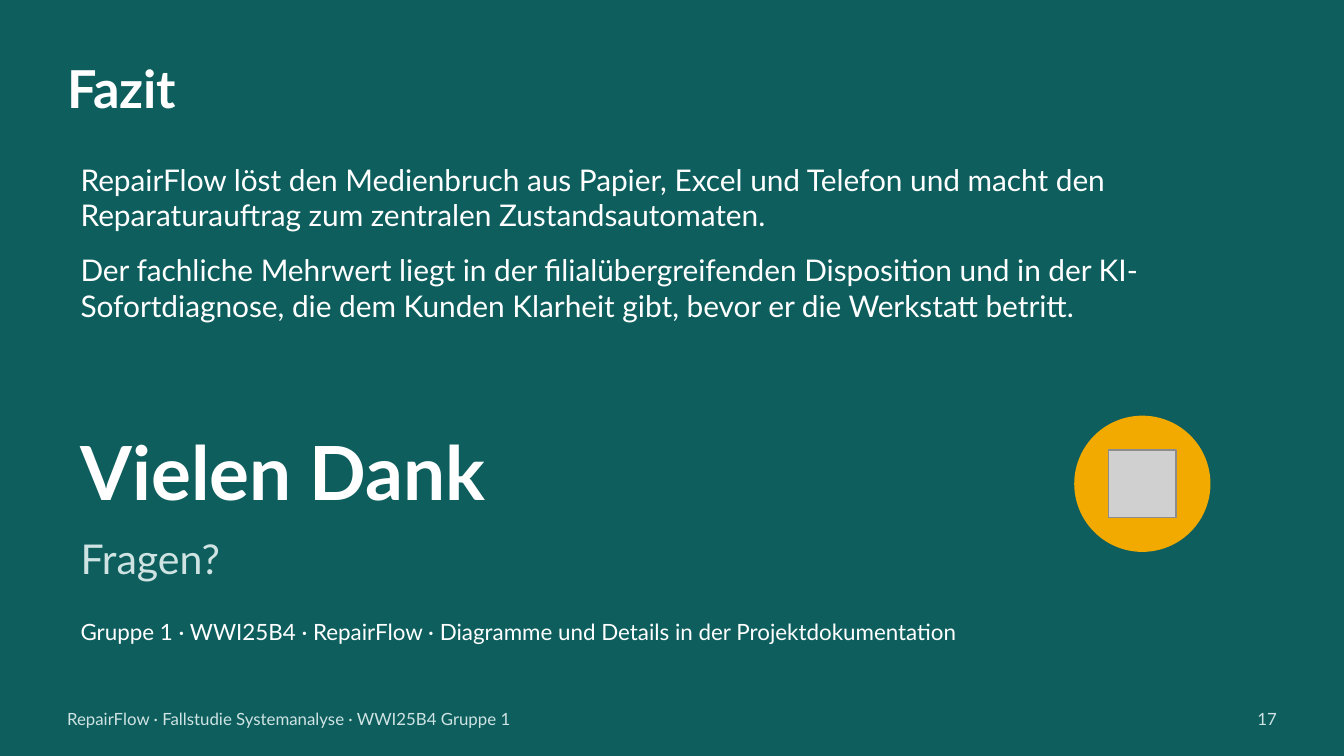
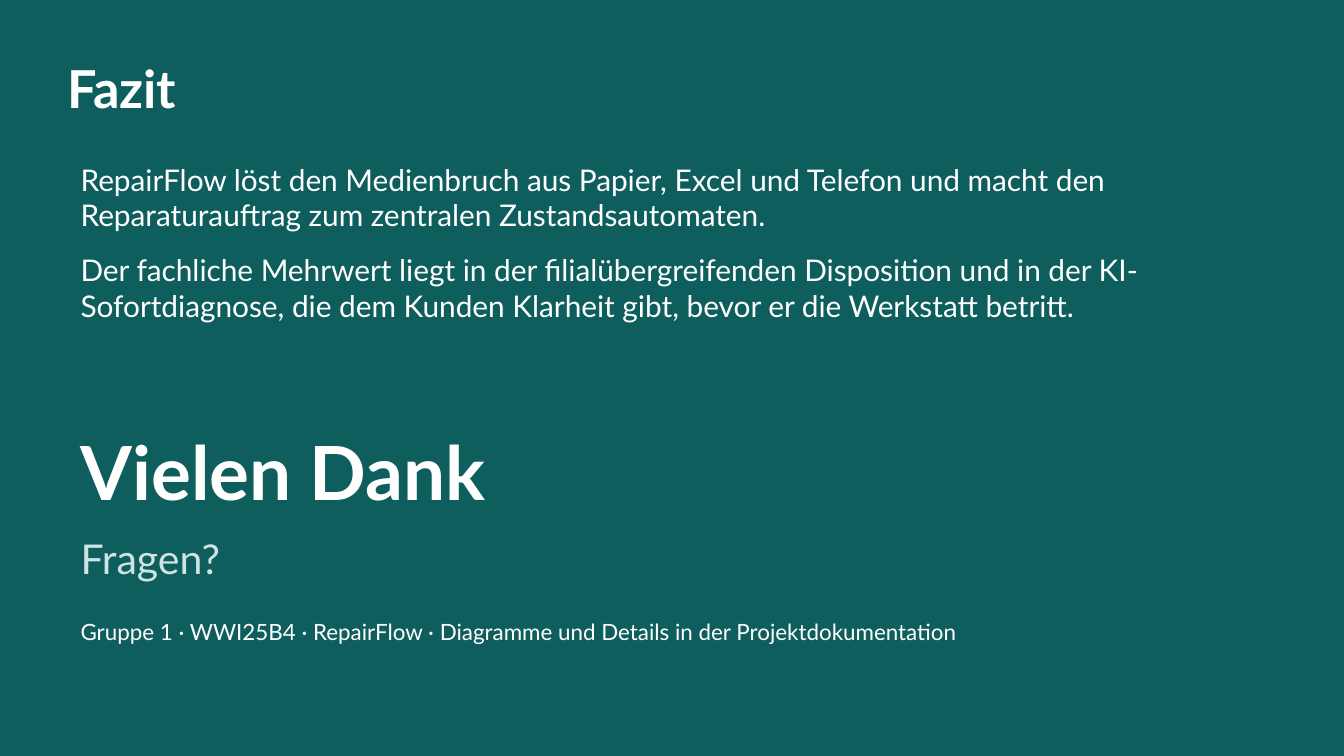
Before and after one commit to jakobschwan123-cmd/casestudy-semester-3, a slide deck: slide 18 of 4_praesentation/Abschlusspraesentation.pptx. Drawn at 1344x756 pixels with LibreOffice and Linux fonts; fonts in the diff are those of the drawing; grey boxes stand for pictures. Boxes give left, top, right and bottom in pixels: in the first picture for what was removed or moved away, otherwise in the second. Text is boxed around its words. In the diff, an @@ line names an element or a change of style, - is before the commit and + after.

```diff
--- a/4_praesentation/Abschlusspraesentation.pptx
+++ b/4_praesentation/Abschlusspraesentation.pptx
@@ ellipse removed at [1075, 417, 1210, 551] @@
@@ picture removed at [1109, 450, 1176, 517] @@
@@ text removed at [67, 712, 511, 728] @@
-RepairFlow · Fallstudie Systemanalyse · WWI25B4 Gruppe 1
@@ text removed at [1257, 713, 1277, 725] @@
-17
```
Also in this commit, not shown: 4 other slides changed, 1 slide removed.
